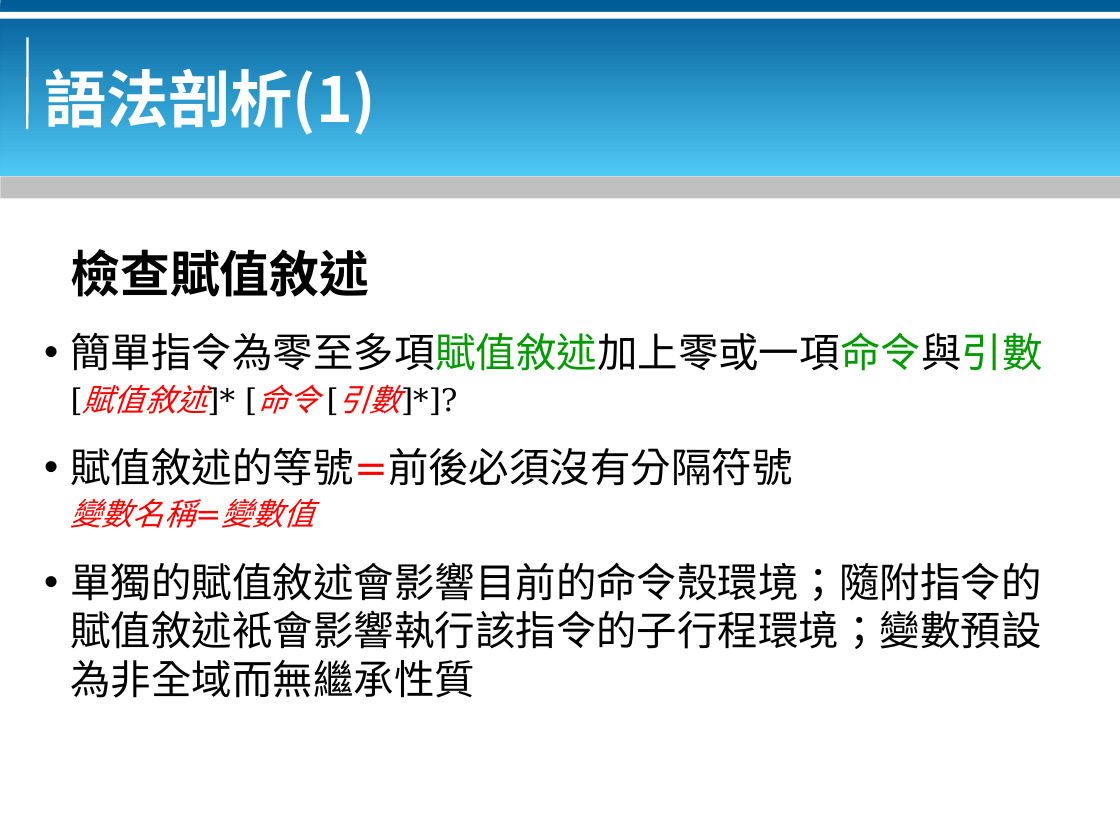
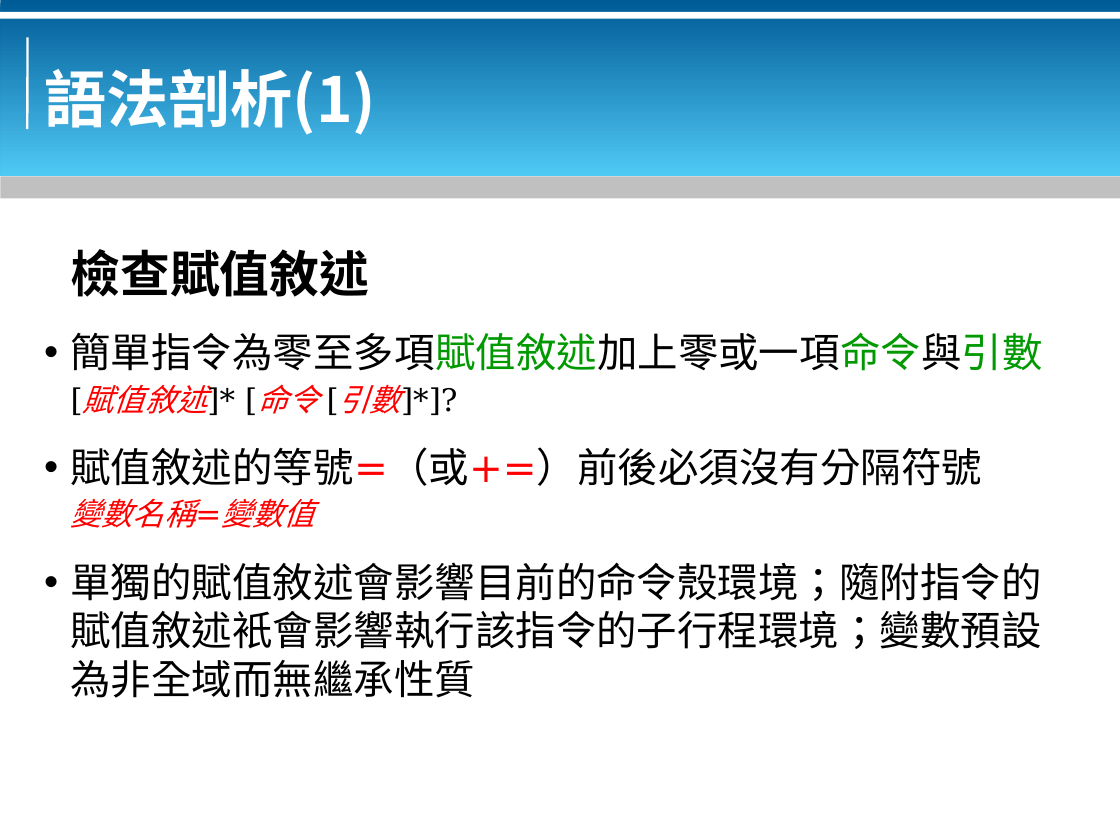
Before and after one commit to bluebat/.presentations, a slide deck: slide 7 of bash-basics.odp. Drawn at 1120x840 pixels with LibreOffice and Linux fonts; fonts in the diff are those of the drawing; background and template pictures are left out. Boxes give left, top, right and bottom in pixels: in the first picture for what was removed or moved away, otherwise in the second. Text is boxed around its words. In the diff, an @@ line names an element or a change of style, - is before the commit and + after.

```diff
--- a/bash-basics.odp
+++ b/bash-basics.odp
@@ text at [71,447,982,486]: text changed @@
-• 賦值敘述的等號=前後必須沒有分隔符號
+• 賦值敘述的等號=（或+=）前後必須沒有分隔符號
```
Also in this commit, not shown: 11 other slides changed.
